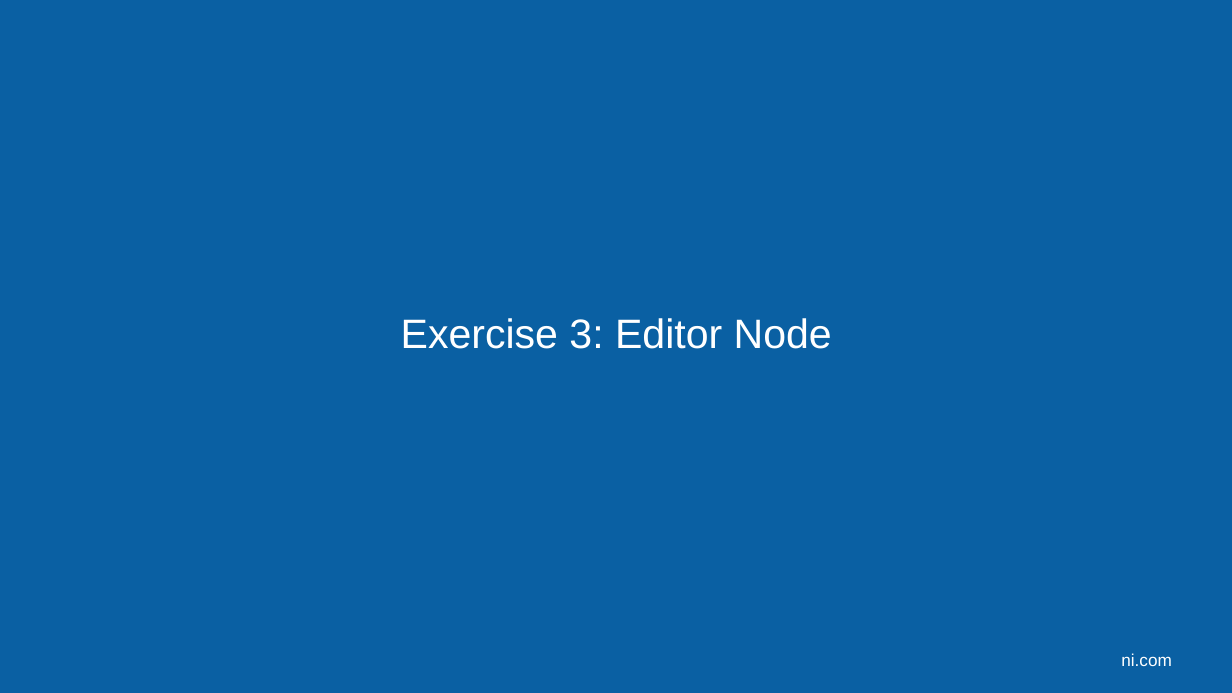
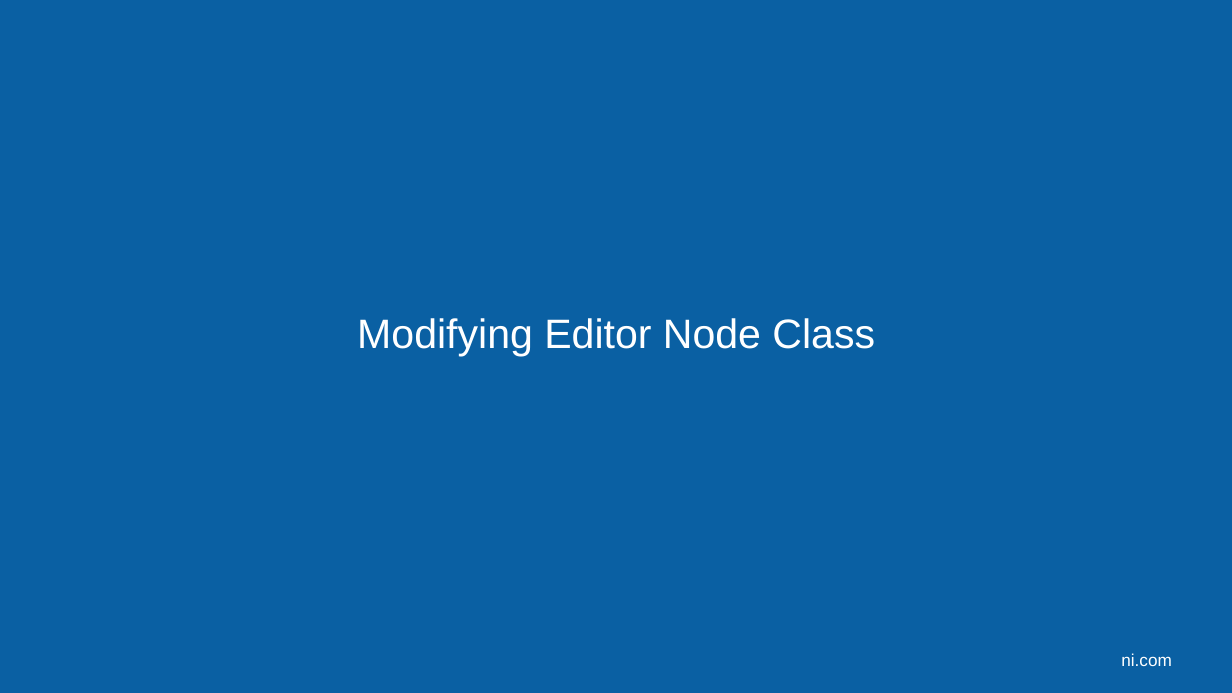
Before and after one commit to LabVIEW-DCAF/Documentation, a slide deck: slide 36 of Trunk/Getting Started Material/DCAF Training/7 Dynamic Modules.pptx (slide 24 before the commit). Drawn at 1232x693 pixels with LibreOffice and Linux fonts; fonts in the diff are those of the drawing; background and template pictures are left out. Boxes give left, top, right and bottom in pixels: in the first picture for what was removed or moved away, otherwise in the second. Text is boxed around its words. In the diff, an @@ line names an element or a change of style, - is before the commit and + after.

Commit message:
-Separated Presentation into four sections:  1. What is a dynamic module and how to create it. What classes it contains.  2. Modifying the Configuration Class:   a. Added more details in what a Line is. Provided exercises for the students to learn this concept better.   b. Added details related to the names Lines must have.   c. Added more context into why to string and from string are needed. Explain how wrap data.vi and unwrap data.vi work and can be used for this purpose.   d. Added slide to show how the Configuration Class can be tested.  3. Modifying Runtime Class:   a. Explained and provided examples for private data, init.vi, input.vi, output.vi process.vi and close.vi.   b. Added slide to show how the Runtime Class can be tested and an example.  4. Modifying Editor Node Class:   a. Contents of private data.   b. Default Main Editor UI behavior.  How it can be modified to add parameters.   c. Better explain how to Define Columns and their specific behavior.   d. Explain main steps to add new lines. -Added time required for each of the exercises. -Added quiz and reference to dev guide at the end.

```diff
--- a/Trunk/Getting Started Material/DCAF Training/7 Dynamic Modules.pptx
+++ b/Trunk/Getting Started Material/DCAF Training/7 Dynamic Modules.pptx
@@ text at [357,318,875,357]: text changed @@
-Exercise 3: Editor Node
+Modifying Editor Node Class
```
Also in this commit, not shown: 13 other slides changed, 36 slides added, 14 slides removed.
